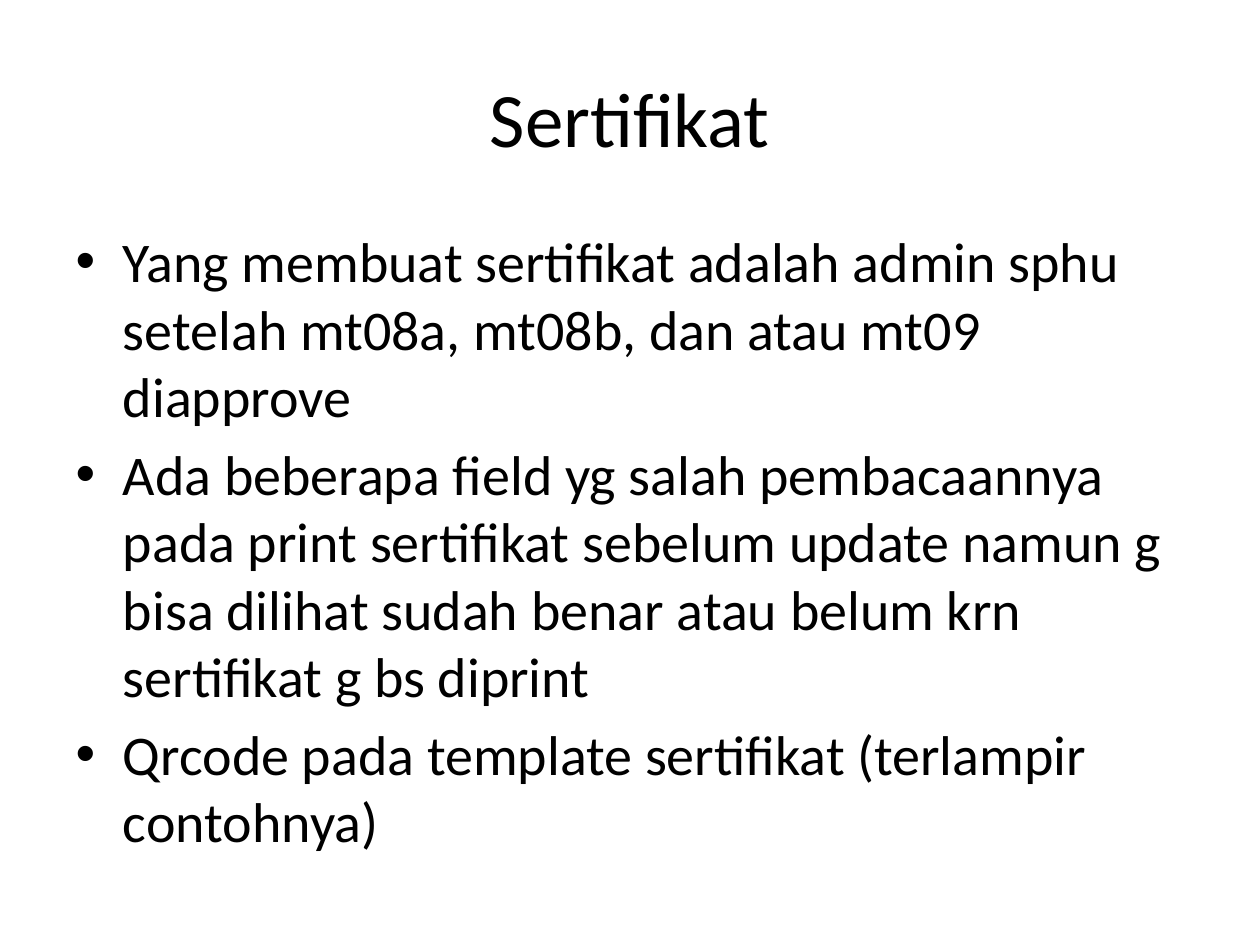
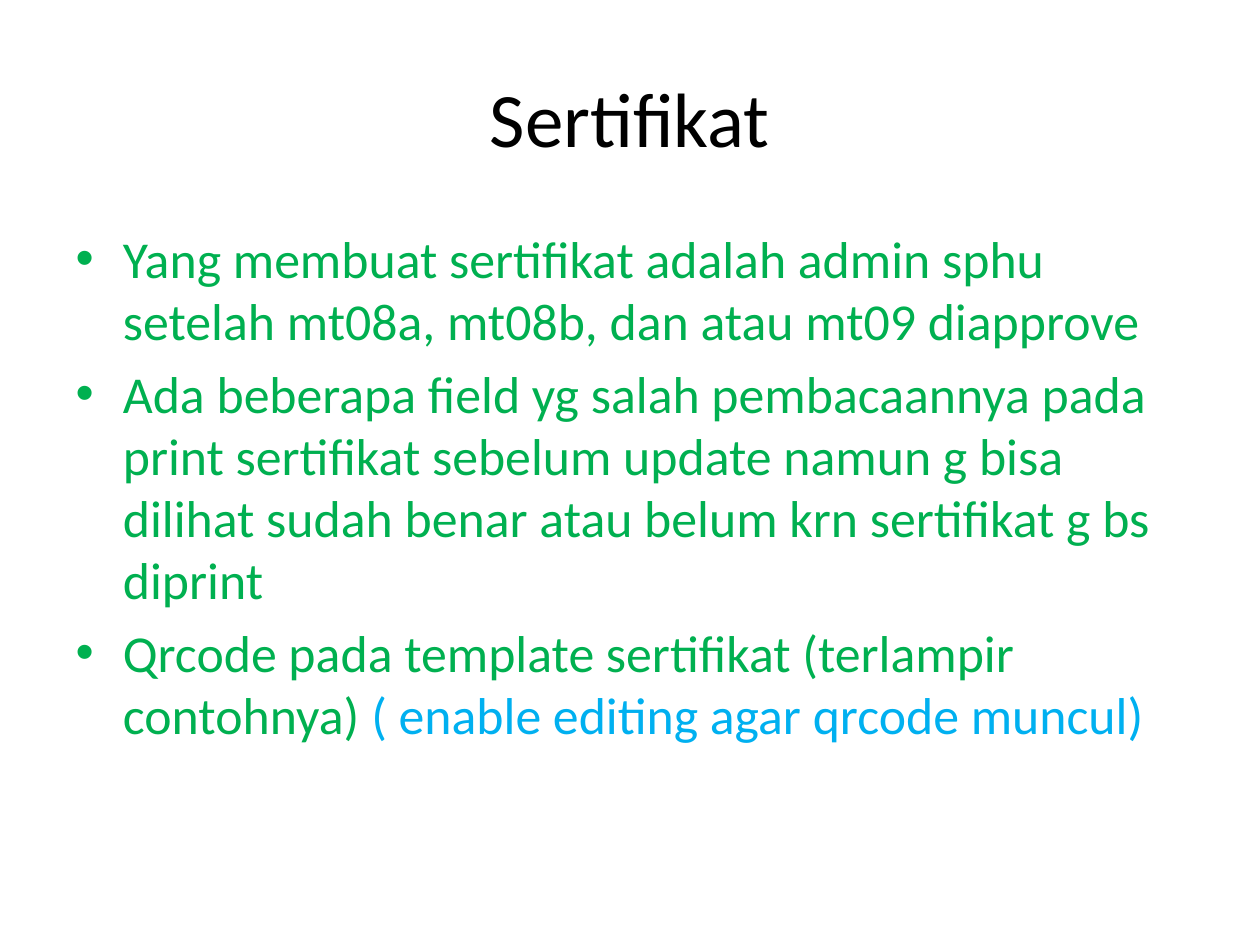
Before and after one commit to marklong0304/ebbpmsoh, a slide deck: slide 9 of Dokumentasi/rev/Revisi 4a.pptx. Drawn at 1260x945 pixels with LibreOffice and Linux fonts; fonts in the diff are those of the drawing. Boxes give left, top, right and bottom in pixels: in the first picture for what was removed or moved away, otherwise in the second. Text is boxed around its words. In the diff, an @@ line names an element or a change of style, - is before the commit and + after.

```diff
--- a/Dokumentasi/rev/Revisi 4a.pptx
+++ b/Dokumentasi/rev/Revisi 4a.pptx
@@ text at box(123, 242, 1149, 608): size 32 to 29.6 pt, text colour #000000 to #00B050 in "Yang membuat sertifikat adalah admin sphu setelah ...", "Ada beberapa field yg salah pembacaannya pada ..." @@
@@ text at box(123, 634, 1143, 743): text changed; size 32 to 29.6 pt; text colour #000000 to #00B050 @@
-• Qrcode pada template sertifikat (terlampir contohnya)
+• Qrcode pada template sertifikat (terlampir contohnya) ( enable editing agar qrcode muncul)
```
Also in this commit, not shown: 3 other slides changed, 36 other files.
